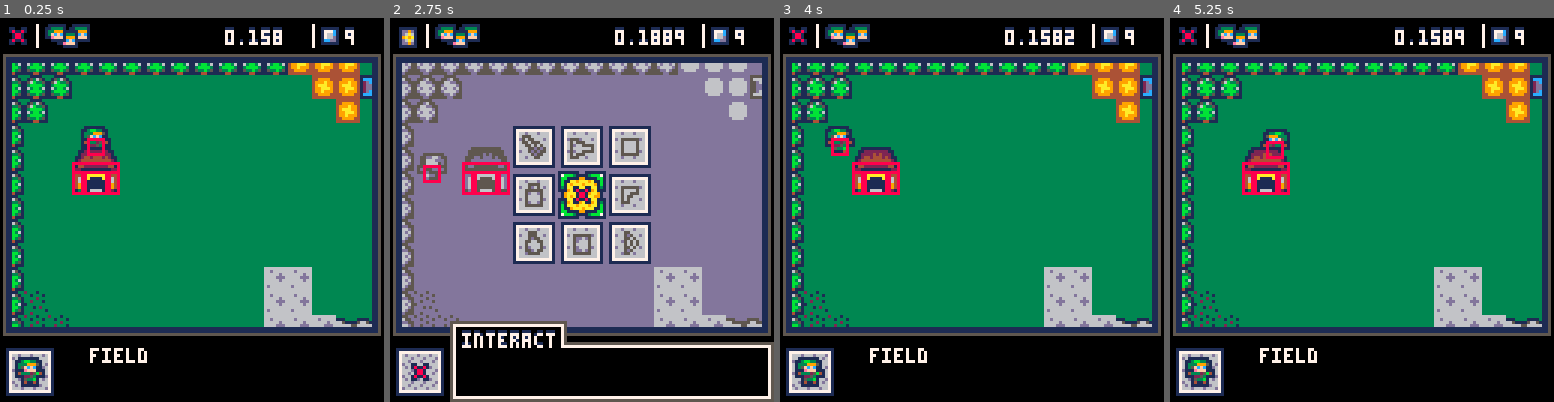
Above: before the commit, frames 1-4 (left to right).
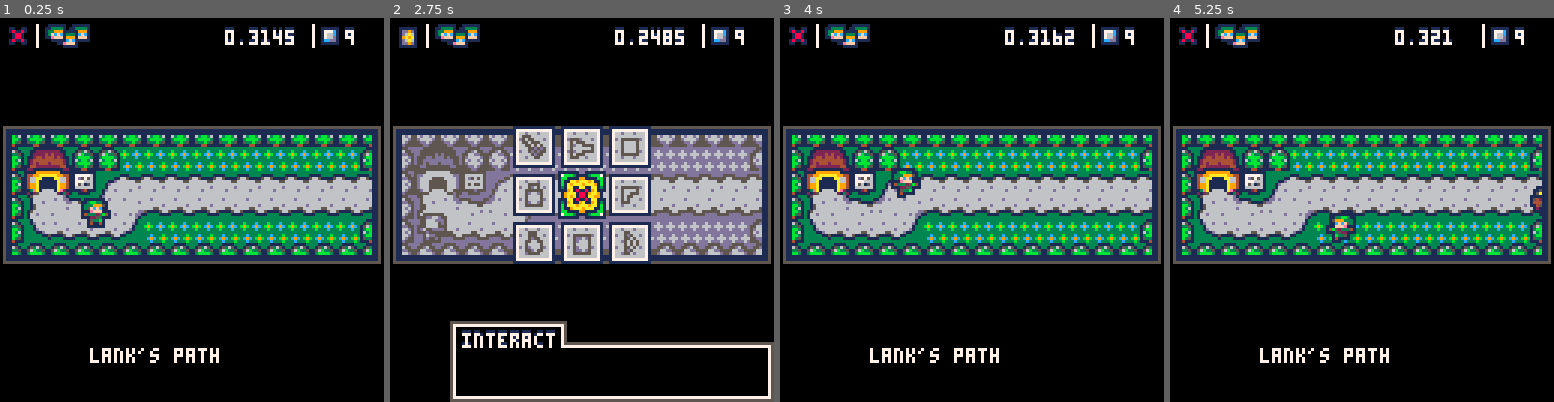
Above: after the commit, the same moments.

Repository: alanxoc3/zeldo-game
Game: PICO-8 cartridge zeldo.p8
Same seed, same stepped clock (60 frames per second), same inputs: the game is played once before the commit and once after it.
Inputs:
- Up to frame 1 (0.25 s): no input
- Up to frame 2 (2.75 s): tap O (Z key) at 0.33, 0.7, 1.43, 2.22 s; tap X (X key) at 1.07, 2.07, 2.4, 2.73 s; hold Left 1.97-2.37 s; hold Down from 2.42 s (still down)
- Up to frame 3 (4 s): release Down at 2.82 s; hold Right 2.87-3.53 s; tap X (X key) at 3.07, 3.4, 3.73 s; tap O (Z key) at 3.1, 3.98 s; hold Up from 3.58 s (still down)
- Up to frame 4 (5.25 s): tap X (X key) every 0.33 s from 4.07 to 5.07 s; release Up at 4.08 s; hold Right 4.13-4.53 s; hold Down 4.58-5.08 s; tap O (Z key) at 4.87 s; hold Left from 5.13 s (still down)

The runs differ from the first frame. In frame 1, 63% of the frame differs, in the area x 0-100%, y 2-99%; in frame 2, 52%; in frame 3, 62%; in frame 4, 63%.

Commit message:
Bug and todos

Diff:
--- a/src/demo.lua
+++ b/src/demo.lua
@@ -1,3 +1,9 @@
+-- todo: house needs to clean up after itself.
+-- todo: enemy needs to collide with house correctly
+-- todo: menu enemy support must be better.
+-- todo: map rooms need separate init functions.
+-- todo: delete old map room logic.
+--
 -- todo: create palace map.
 -- todo: go through sprite file optimizations.
 -- todo: change drawing functions to work with tl better. Incorporate tl even more.
@@ -80,7 +86,7 @@
    cls()
    tl_func(g_tl, "d")
    ttbox_draw(7, 0)
-   draw_ma()
+   -- draw_ma()
    zprint(stat(1), 75, 4)
 end
 
@@ -125,7 +131,7 @@
    end
 
 
-   acts_loop("dim", "debug_rect")
+   -- acts_loop("dim", "debug_rect")
    draw_status_bars()
    print(g_rooms[g_cur_room].n or g_cur_room, 30, 110, 7)
    -- draw_glitch_effect()
@@ -147,7 +153,7 @@
       gen_spawner(4, i, gen_top, 12)
    end
 
-   gen_house(36,19.5,"village")
+   gen_house(2,17.5,"lank's house")
 
-   load_room("field", 4, 4)
+   load_room("lank's path", 4, 4)
 end
--- a/src/map.lua
+++ b/src/map.lua
@@ -45,6 +45,16 @@
 
 function map_init()
    g_rooms = gun_vals[[
+
+   $lank's house$={
+      c=4,
+      x=0,
+      y=7,
+      w=8,
+      h=8,
+      d={$lank's path$, 4, 4}
+   },
+
    $lank's path$={
       c=3,
       x=0,
--- a/src/menu.lua
+++ b/src/menu.lua
@@ -174,5 +174,5 @@
    spr(197, 106, 2)
    zprint("9", 127-12-4+2+2, 4)
 
-   draw_ma()
+   -- draw_ma()
 end
